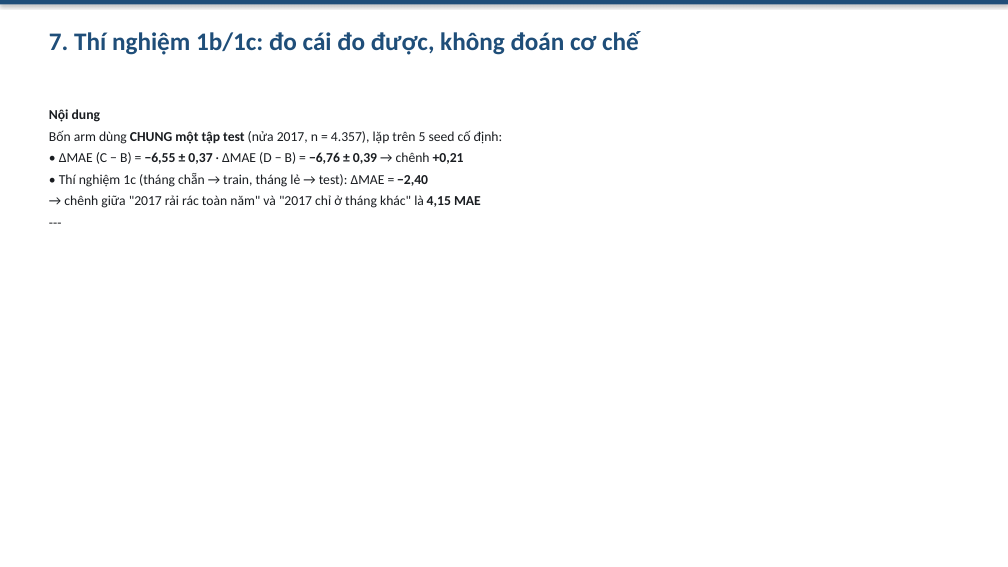
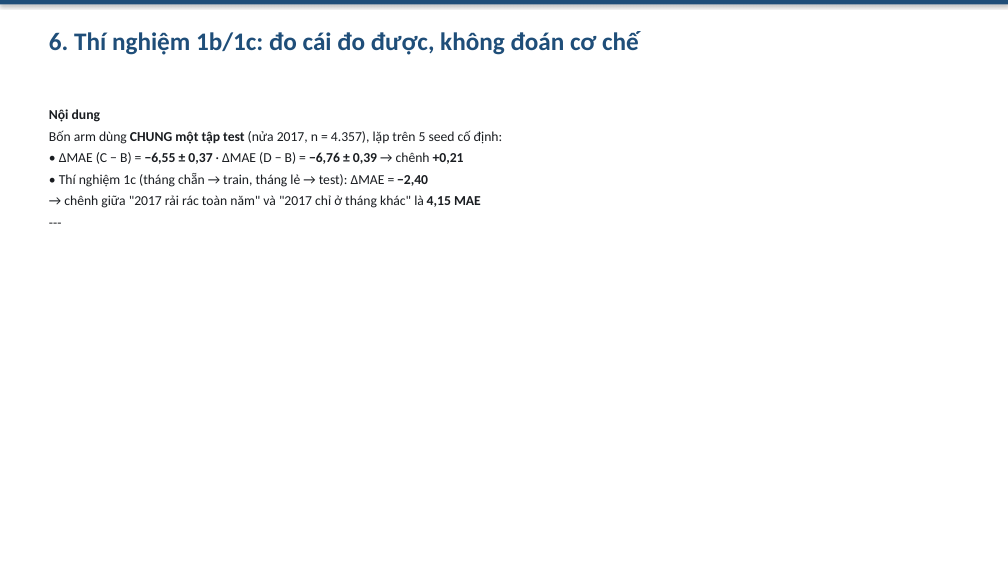
Before and after one commit to laivannha0202/DU-BAO-LUU-LUONG-GIAO-THONG-VOI-CHIA-TAP-THEO-THOI-GIAN, a slide deck: slide 7 of release/slides.pptx (slide 8 before the commit). Drawn at 1008x567 pixels with LibreOffice and Linux fonts; fonts in the diff are those of the drawing. Boxes give left, top, right and bottom in pixels: in the first picture for what was removed or moved away, otherwise in the second. Text is boxed around its words. In the diff, an @@ line names an element or a change of style, - is before the commit and + after.

```diff
--- a/release/slides.pptx
+++ b/release/slides.pptx
@@ text at (49,31,639,55): text changed @@
-7. Thí nghiệm 1b/1c: đo cái đo được, không đoán cơ chế
+6. Thí nghiệm 1b/1c: đo cái đo được, không đoán cơ chế
```
Also in this commit, not shown: 9 other slides changed, 1 slide removed, 3 other files.
